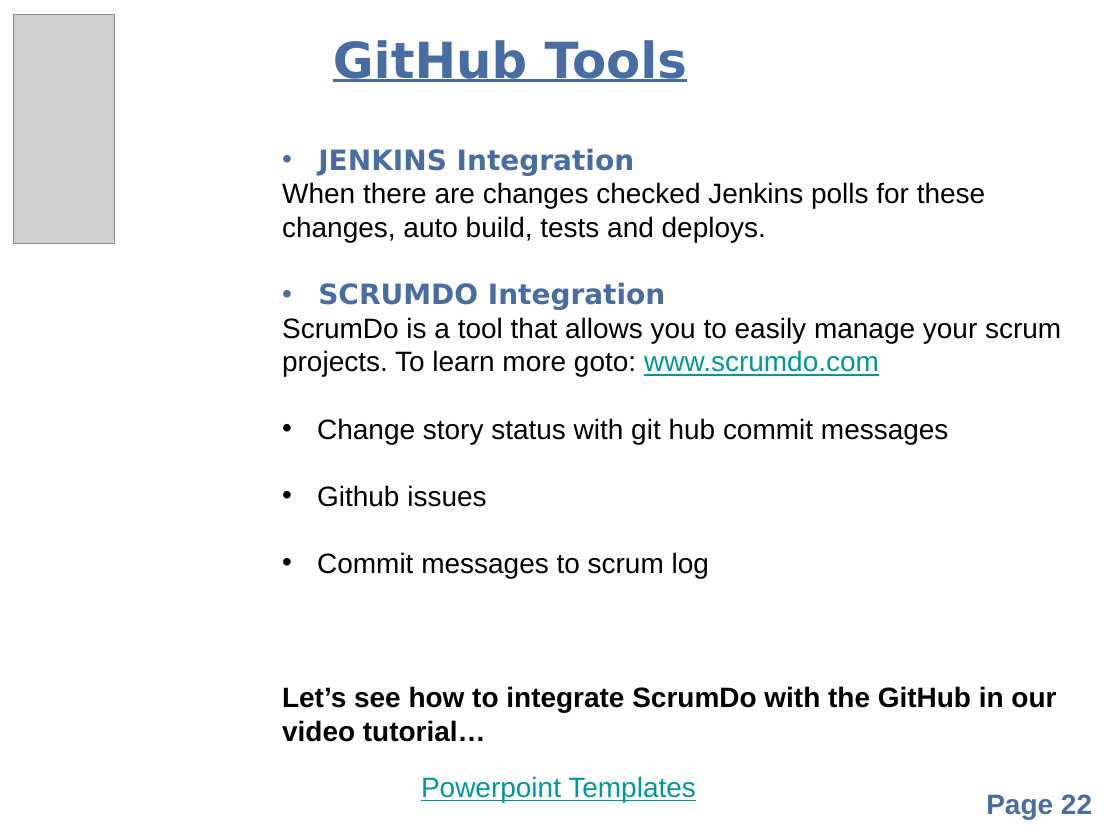
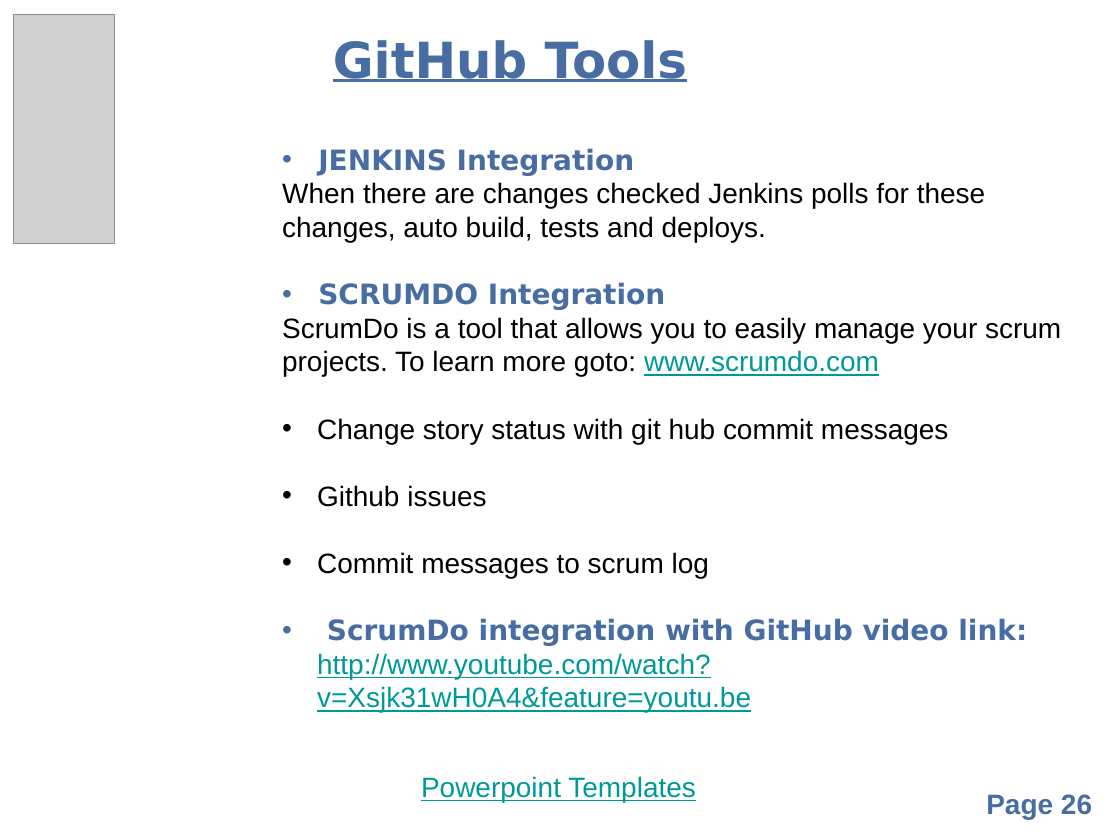
Before and after one commit to balarkrishnan/organizational, a slide deck: slide 26 of GitHub.pptx (slide 22 before the commit). Drawn at 1120x840 pixels with LibreOffice and Linux fonts; fonts in the diff are those of the drawing; grey boxes stand for pictures; background and template pictures are left out. Boxes give left, top, right and bottom in pixels: in the first picture for what was removed or moved away, otherwise in the second. Text is boxed around its words. In the diff, an @@ line names an element or a change of style, - is before the commit and + after.

```diff
--- a/GitHub.pptx
+++ b/GitHub.pptx
@@ text at [317,618,1027,713]: text changed; text colour #000000 to #009999; bold off @@
-Let’s see how to integrate ScrumDo with the GitHub in our video tutorial…
+• ScrumDo integration with GitHub video link: http://www.youtube.com/watch?v=Xsjk31wH0A4&feature=youtu.be
@@ page number at [986,794,1092,819]: text changed @@
-Page 22
+Page 26
```
Also in this commit, not shown: 5 other slides changed, 4 slides added, 1 slide removed.
